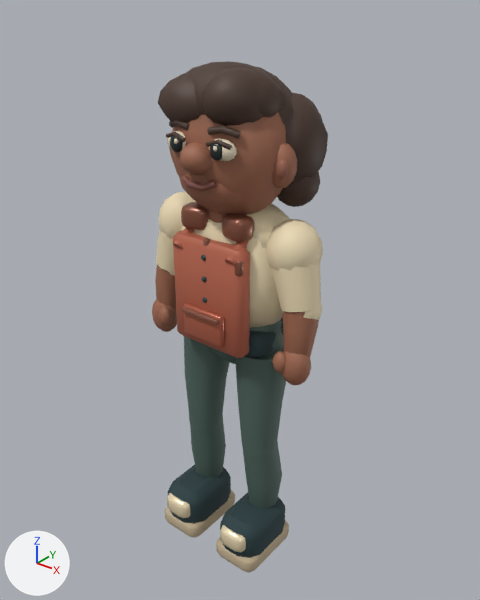
What one commit did to the glTF model assets/models/characters/server.glb.
Rendered twice from a camera (50 mm lens) standing at (1.45, -1.79, 2.23) and looking at (0.0, 0.03, 1.1). Lighting does not change. The marker at lower left points along +X, +Y and +Z. The older version comes first. Vertices at exactly the same position are counted once.

Objects in the first picture: 'Uniform'.
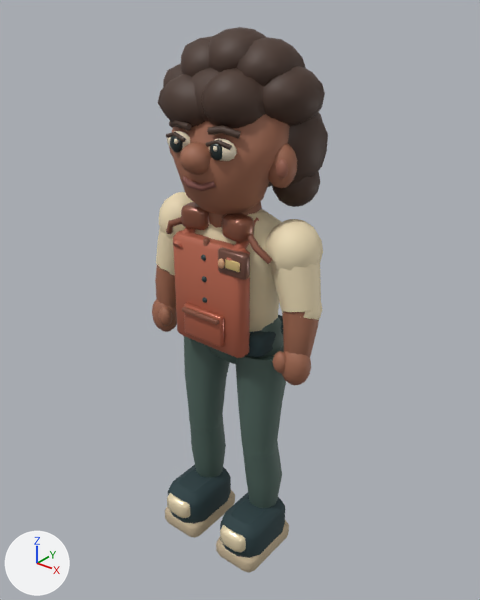
Pixel boxes [x1, y1, x2, y2] of what changed, in the pictures (480 x 600 px; the box of a moved part takes in the faces that stretch with it):
'Uniform', reshaped (7% taller)
    before: [152, 61, 328, 573]
    after: [152, 27, 328, 573]
part 1 of me_uniform, added (mostly hidden)
    after: [163, 63, 182, 87]
part 2 of me_uniform, added (brown)
    after: [181, 36, 212, 77]
part 3 of me_uniform, added (brown)
    after: [209, 27, 266, 72]
part 4 of me_uniform, added (brown)
    after: [236, 37, 306, 87]
part 5 of me_uniform, added (brown)
    after: [262, 66, 325, 126]
part 6 of me_uniform, added
    after: [218, 258, 225, 269]
part 7 of me_uniform, added (brown)
    after: [218, 247, 250, 280]
part 8 of me_uniform, added
    after: [225, 259, 240, 272]
part 9 of me_uniform, added
    after: [166, 217, 182, 234]
part 10 of me_uniform, added
    after: [247, 234, 273, 264]
part 11 of me_uniform, moved or reshaped
    before: [171, 112, 292, 327]
    after: [170, 114, 292, 332]
part 12 of me_uniform, edited (looks the same)
    both: [163, 68, 318, 356]

Diff of the bpy script that builds the scene:
```diff
--- a/assets/models/characters/server.glb.py
+++ b/assets/models/characters/server.glb.py
@@ me_uniform @@
 # used by ob_uniform; location = (0.0, 0.0, 0.0)
-me_uniform.from_pydata(...)  # 4406 vertices, 8552 faces; spans x -0.38..0.38, y -0.26..0.26, z 0.0..1.98
+me_uniform.from_pydata(...)  # 5246 vertices, 10176 faces; spans x -0.38..0.38, y -0.26..0.26, z 0.0..2.09
+# me_uniform part 1: the loose piece of 93 vertices spanning x -0.22..0.05, y -0.2..0.05, z 1.75..1.95 is copied, and the copy is multiplied about its middle by the matrix ((0.733, 0.435, 0.0), (-0.493, 0.892, 0.0), (0.0, 0.0, 0.967)), then moved by (-0.08, 0.07, 0.02); it spans x -0.29..-0.05, y -0.15..0.11, z 1.78..1.97
+# me_uniform part 2: the loose piece of 93 vertices spanning x -0.22..0.05, y -0.2..0.05, z 1.75..1.95 is copied, and the copy is multiplied about its middle by the matrix ((0.733, 0.435, 0.0), (-0.493, 0.892, 0.0), (0.0, 0.0, 0.967)), then moved by (0.0, 0.08, 0.11); it spans x -0.21..0.02, y -0.14..0.12, z 1.86..2.06
+# me_uniform part 3: the loose piece of 93 vertices spanning x -0.15..0.16, y -0.2..0.02, z 1.51..1.72 is copied, and the copy is scaled about its middle by (0.741, 1.13, 0.916), then moved by (0.01, 0.1, 0.38); it spans x -0.11..0.13, y -0.12..0.13, z 1.89..2.09
+# me_uniform part 4: the loose piece of 93 vertices spanning x -0.03..0.19, y -0.21..0.04, z 1.78..1.98 is copied, and the copy is multiplied about its middle by the matrix ((1.056, -0.387, 0.0), (0.331, 0.969, 0.0), (0.0, 0.0, 0.967)), then moved by (0.04, 0.11, 0.09); it spans x -0.01..0.23, y -0.11..0.15, z 1.87..2.06
+# me_uniform part 5: the loose piece of 93 vertices spanning x -0.03..0.19, y -0.21..0.04, z 1.78..1.98 is copied, and the copy is multiplied about its middle by the matrix ((1.056, -0.387, 0.0), (0.331, 0.969, 0.0), (0.0, 0.0, 0.967)), then moved by (0.11, 0.12, 0.01); it spans x 0.06..0.3, y -0.1..0.16, z 1.79..1.98
+# me_uniform part 6: a new loose piece, a UV sphere (8 segments, 5 rings, poles along z) spanning x 0.079..0.107, y -0.202..-0.184, z 1.333..1.371, in mat_ceramic
+# me_uniform part 7: the loose piece of 72 vertices spanning x 0.08..0.16, y -0.18..-0.15, z 1.31..1.37 is copied, and the copy is scaled about its middle by (1.42, 1.27, 1.58), then moved by (0.01, 0.0, 0.01); it spans x 0.06..0.19, y -0.19..-0.15, z 1.31..1.4
+# me_uniform part 8: the loose piece of 72 vertices spanning x 0.08..0.16, y -0.18..-0.15, z 1.31..1.37 is copied, and the copy is scaled about its middle by (0.743, 0.267, 0.623), then moved by (0.02, -0.03, 0.01); it spans x 0.11..0.17, y -0.19, z 1.34..1.37
+# me_uniform part 9: a new loose piece of 18 vertices spanning x -0.24..-0.11, y -0.15..-0.08, z 1.36..1.46, in mat_ceramic
+# me_uniform part 10: a new loose piece of 18 vertices spanning x 0.11..0.24, y -0.15..-0.08, z 1.36..1.46, in mat_ceramic
+# me_uniform part 11: 6 vertices moved within x -0.23..0.23, y -0.19..-0.03, z 1.49..1.75; 541 vertices removed from x -0.27..0.26, y -0.2..0.16, z 0.99..1.94; 270 vertices added at x -0.23..0.23, y -0.21..0.15, z 1.0..1.94
+# me_uniform part 12: 988 kept faces spanning x -0.34..0.35, y -0.23..0.15, z 0.17..1.98 get new vertex colours
+# other edits to the shape of me_uniform do not show in these pictures
 me_uniform.materials.append(mat_ceramic)
```
